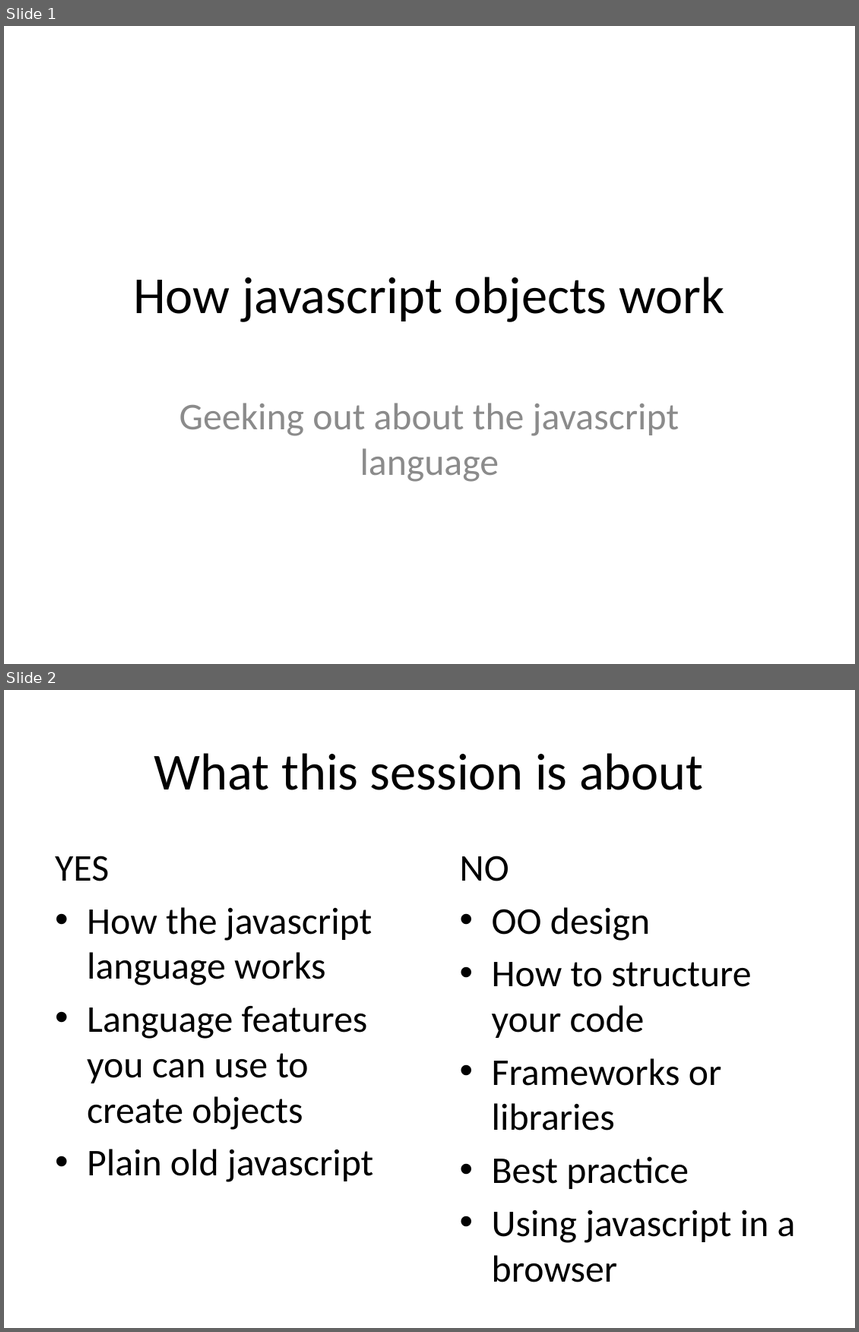
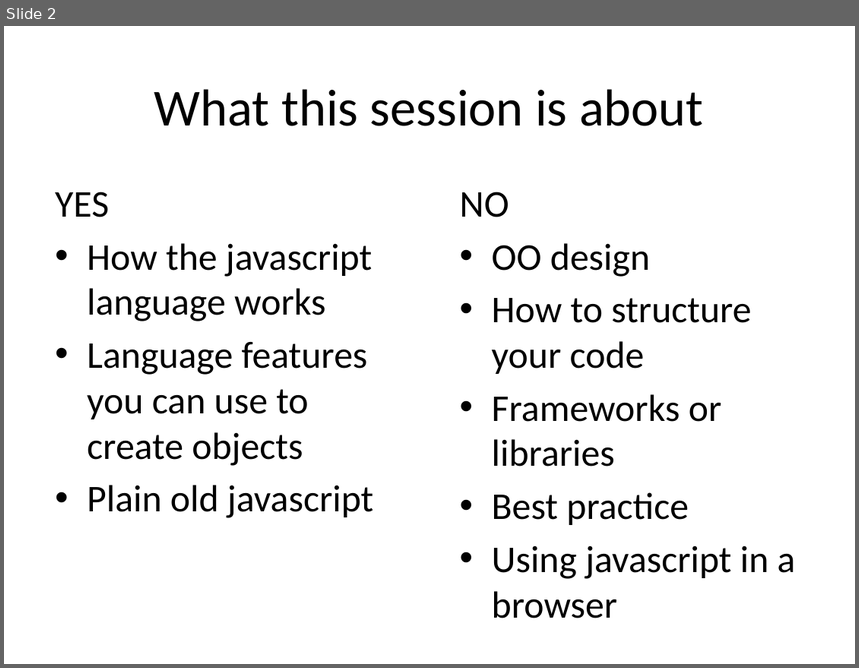
Before and after one commit to helephant/JavascriptObjects, a slide deck: javascript-objects.pptx. Shown one above the other, each under a label of ours: slides 1 and 2 before the commit, slide 2 after it. The pictures are 859x1332 and 859x668 pixels, drawn with LibreOffice and Linux fonts; fonts in the diff are those of the drawing. Boxes give left, top, right and bottom in pixels: in the first picture for what was removed or moved away, otherwise in the second. Text is boxed around its words. In the diff, an @@ line names an element or a change of style, - is before the commit and + after.

```diff
--- a/javascript-objects.pptx
+++ b/javascript-objects.pptx
@@ slide 1 removed at bbox=[4, 26, 855, 664], background #FFFFFF @@
@@ title removed at bbox=[133, 277, 724, 322] @@
-How javascript objects work
@@ subtitle removed at bbox=[180, 403, 679, 482] @@
-Geeking out about the javascript language
```
Also in this commit, not shown: 2 slides added, 4 other slides removed.
